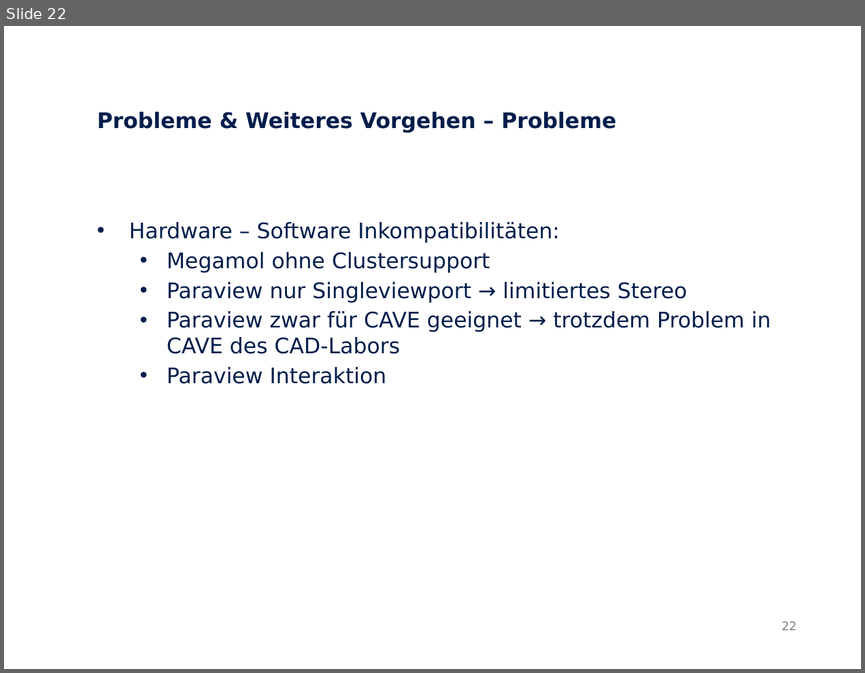
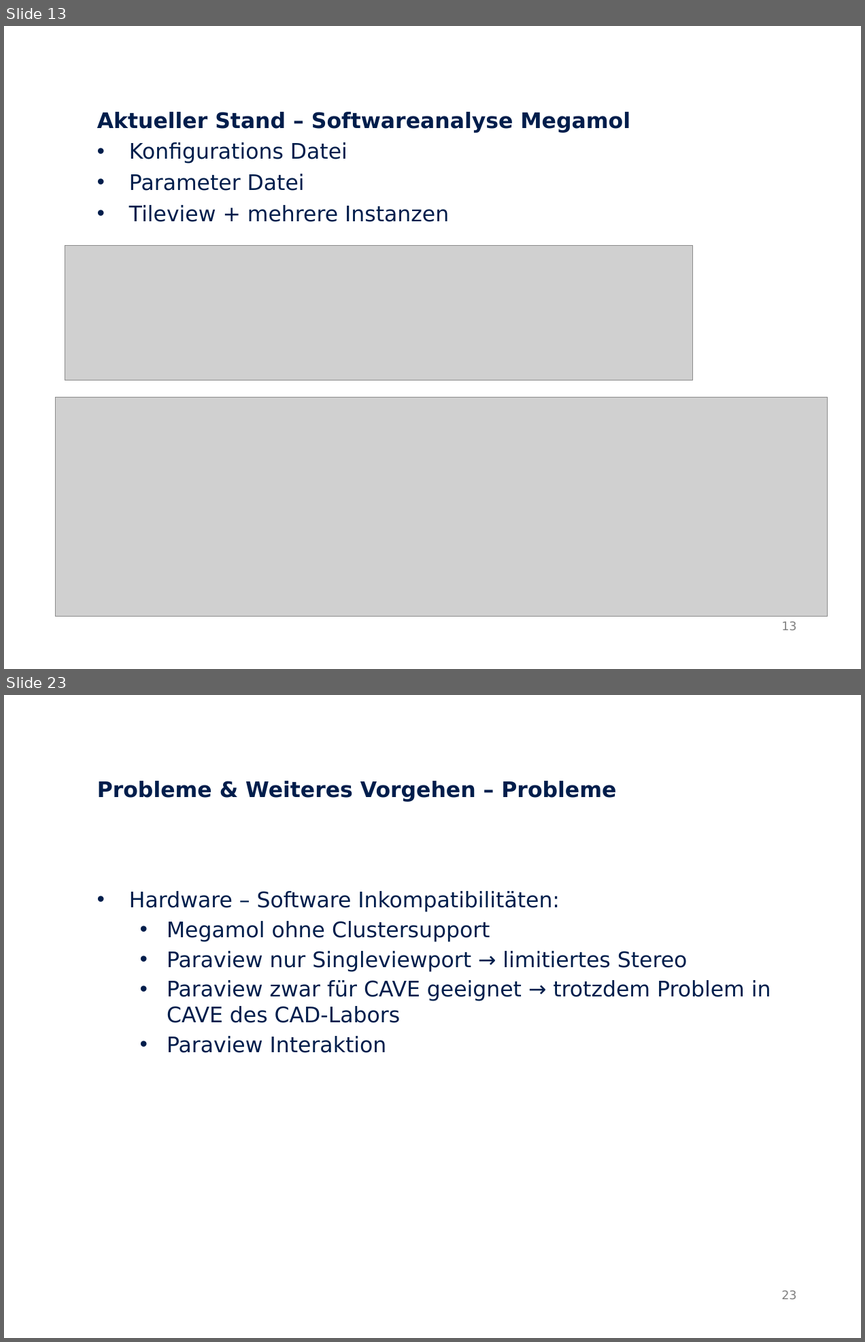
Before and after one commit to Neox-1990/OpenDECL-Diplom, a slide deck: Präsentationen/Zwischenpräsentation/Zwischenpräsentation.odp. Shown one above the other, each under a label of ours: slide 22 before the commit, slides 13 and 23 after it; the slides between them are not shown. The pictures are 865x673 and 865x1342 pixels, drawn with LibreOffice and Linux fonts; fonts in the diff are those of the drawing; grey boxes stand for pictures. Boxes give left, top, right and bottom in pixels: in the first picture for what was removed or moved away, otherwise in the second. Text is boxed around its words. In the diff, an @@ line names an element or a change of style, - is before the commit and + after.

```diff
--- a/Präsentationen/Zwischenpräsentation/Zwischenpräsentation.odp
+++ b/Präsentationen/Zwischenpräsentation/Zwischenpräsentation.odp
@@ slide 13 added at (x1=4, y1=26, x2=861, y2=669), background #FFFFFF @@
@@ text added at (x1=97, y1=112, x2=630, y2=222), 18 pt, text #001D4B @@
+Aktueller Stand – Softwareanalyse Megamol
+• Konfigurations Datei
+• Parameter Datei
+• Tileview + mehrere Instanzen
@@ picture added at (x1=65, y1=246, x2=692, y2=380) @@
@@ picture added at (x1=56, y1=397, x2=827, y2=616) @@
@@ page number added at (x1=781, y1=621, x2=796, y2=630), 10 pt, text #808080 @@
+13
@@ what was slide 22 is now slide 23 @@
@@ page number at (x1=781, y1=1290, x2=796, y2=1299): text changed @@
-22
+23
```
Also in this commit, not shown: 13 slides changed, 1 other slide added, 1 slide removed, 10 other files.
